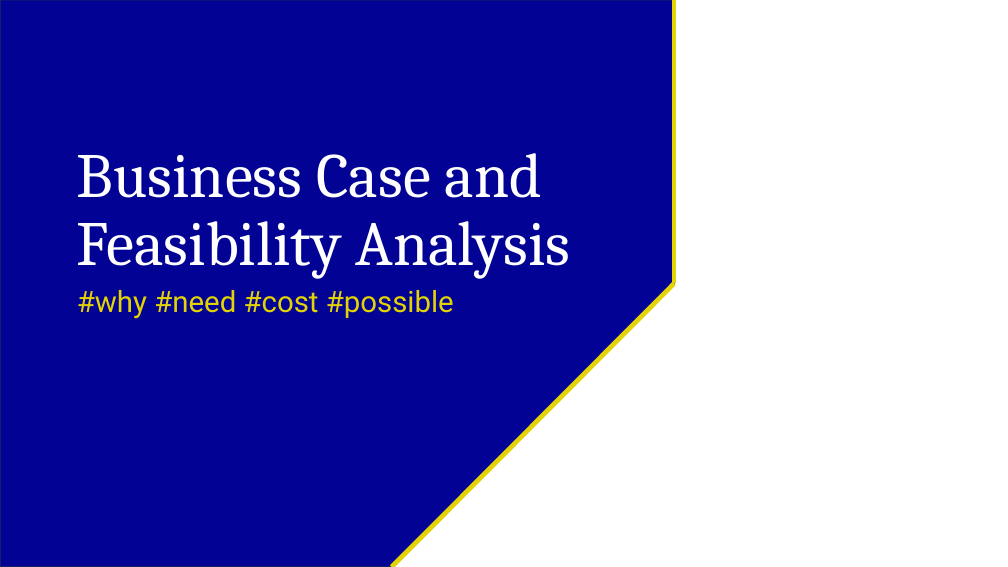
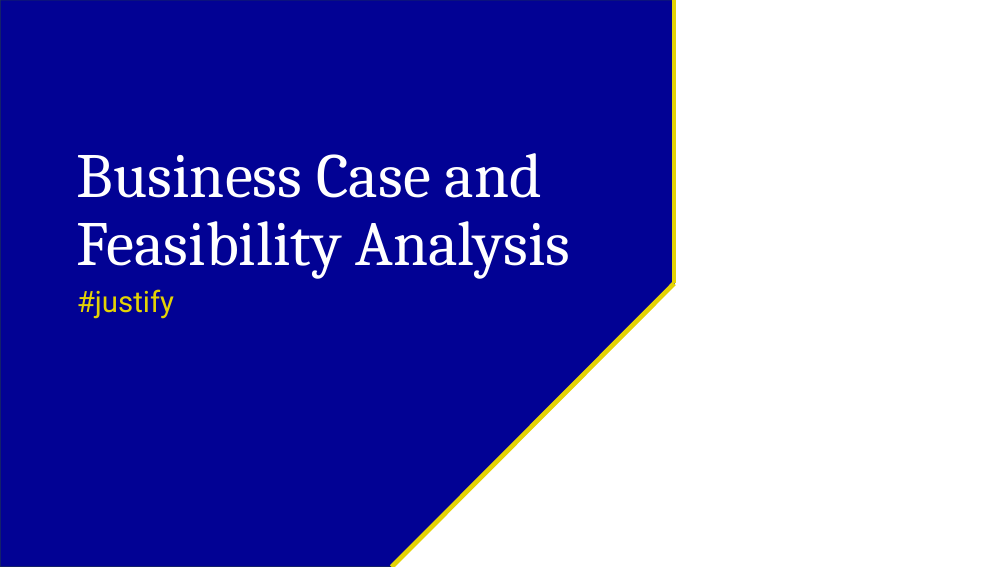
Before and after one commit to irfanradarma/Audit-SI, a slide deck: slide 24 of Slides/03 - IS Acquisition & Development.pptx (slide 23 before the commit). Drawn at 1008x567 pixels with LibreOffice and Linux fonts; fonts in the diff are those of the drawing; background and template pictures are left out. Boxes give left, top, right and bottom in pixels: in the first picture for what was removed or moved away, otherwise in the second. Text is boxed around its words. In the diff, an @@ line names an element or a change of style, - is before the commit and + after.

```diff
--- a/Slides/03 - IS Acquisition & Development.pptx
+++ b/Slides/03 - IS Acquisition & Development.pptx
@@ text at [77, 289, 174, 319]: text changed @@
-#why #need #cost #possible
+#justify
```
Also in this commit, not shown: 3 other slides changed, 18 slides added, 2 other files.
